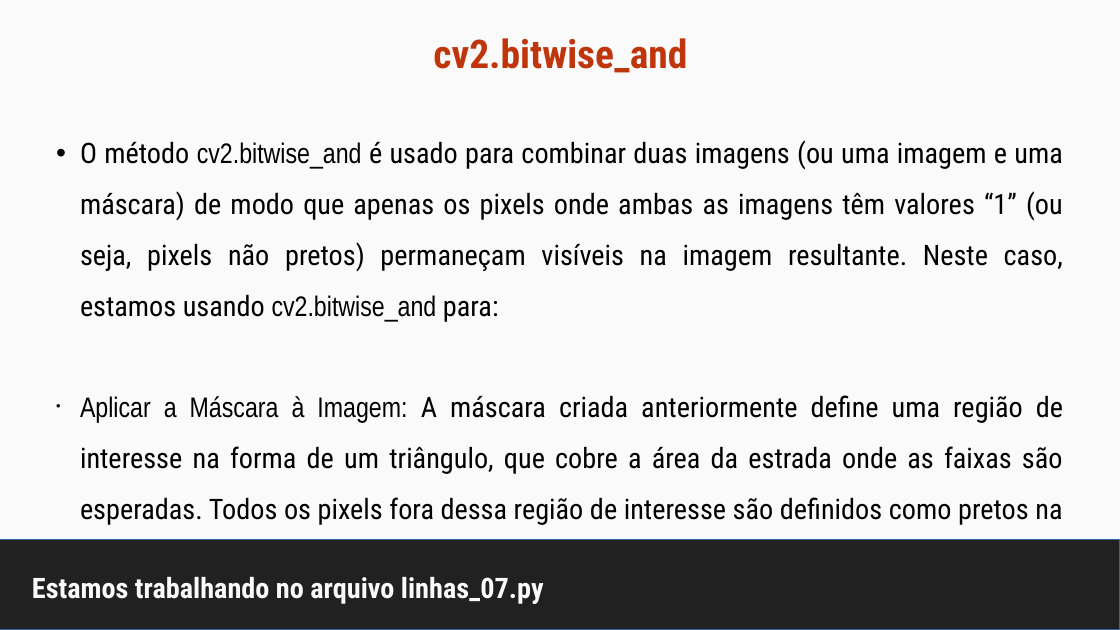
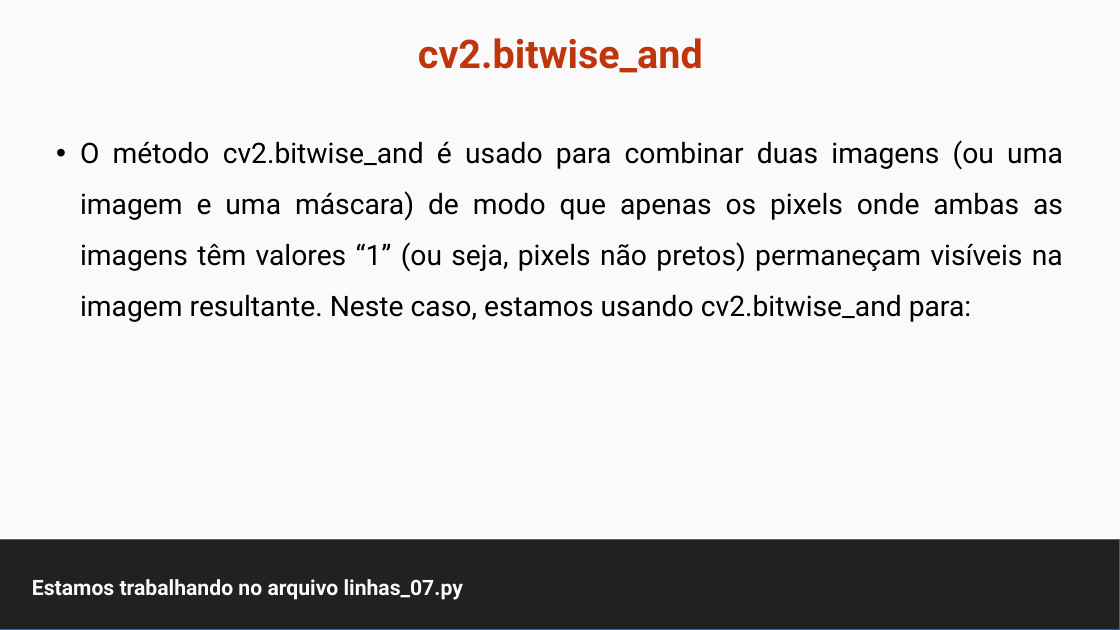
Before and after one commit to maurizioprizzi/finding_lanes, a slide deck: slide 23 of computer_vision_encounter_01.odp (slide 20 before the commit). Drawn at 1120x630 pixels with LibreOffice and Linux fonts; fonts in the diff are those of the drawing. Boxes give left, top, right and bottom in pixels: in the first picture for what was removed or moved away, otherwise in the second. Text is boxed around its words. In the diff, an @@ line names an element or a change of style, - is before the commit and + after.

```diff
--- a/computer_vision_encounter_01.odp
+++ b/computer_vision_encounter_01.odp
@@ title "cv2.bitwise_and" at <box>418,38,703,73</box>: font Roboto Condensed to Roboto @@
@@ text "O método cv2.bitwise_and é usado ..." at <box>80,140,1063,322</box>: font Roboto Condensed to Roboto in "O método é usado para combinar duas ..."; font Arial Narrow to Roboto in "cv2.bitwise_and cv2.bitwise_and" @@
@@ text at <box>80,395,1063,578</box>: paragraph removed @@
-• Aplicar a Máscara à Imagem: A máscara criada anteriormente define uma região de interesse na forma de um triângulo, que cobre a área da estrada onde as faixas são esperadas. Todos os pixels fora dessa região de interesse são definidos como pretos na máscara.
@@ title "Estamos trabalhando no arquivo linhas_07.py" at <box>32,579,463,600</box>: size 20 to 15 pt, font Roboto Condensed to Roboto @@
```
Also in this commit, not shown: 31 other slides changed, 10 slides added, 11 other files.
